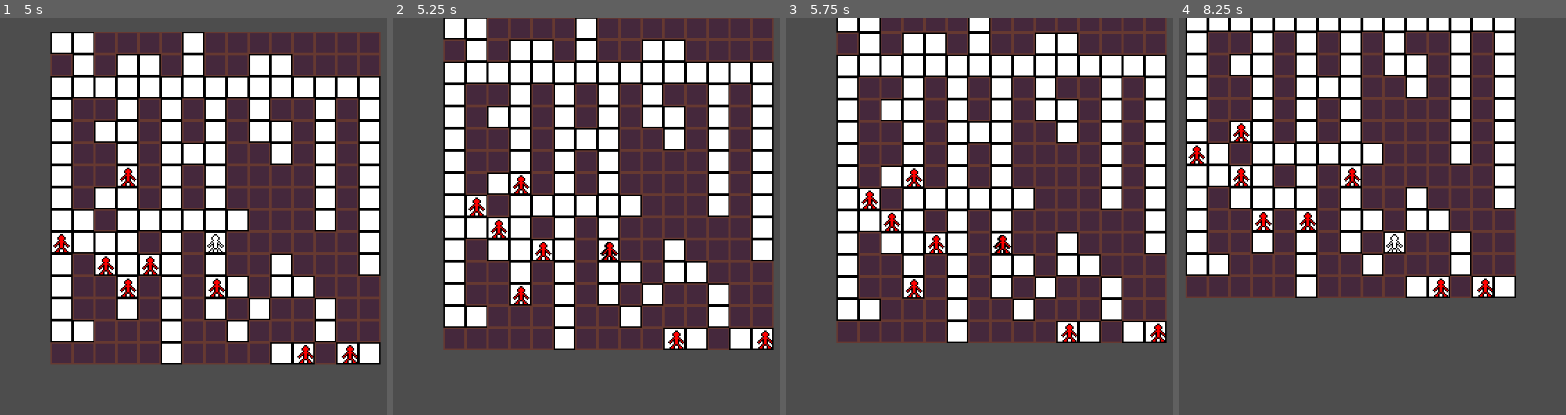
Above: before the commit, frames 1-4 (left to right).
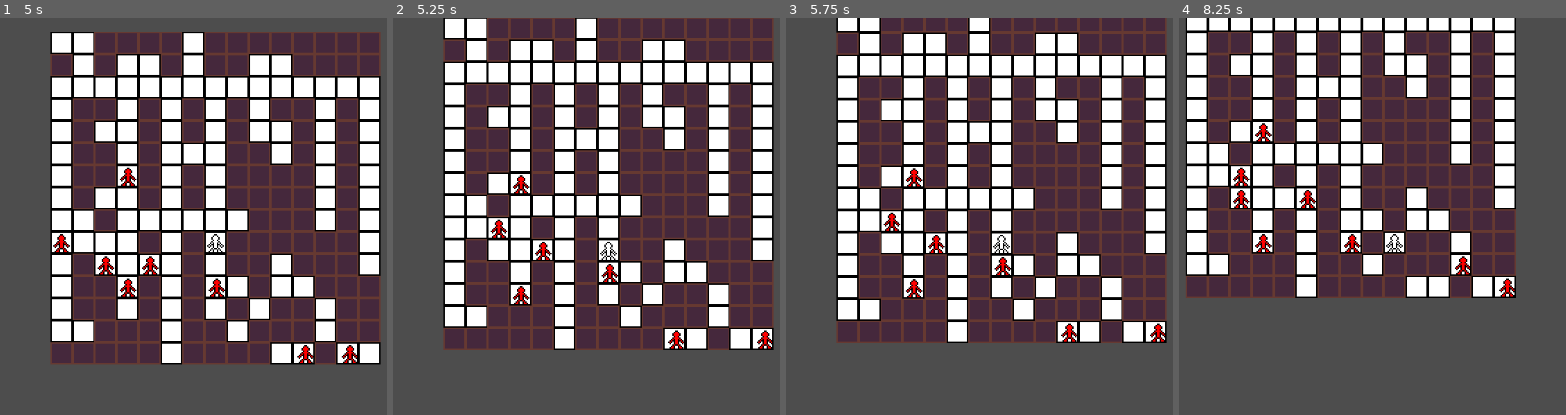
Above: after the commit, the same moments.

Repository: RW7231/Experimental-Game-V2-D-
Game: Godot game, scene res://Overworld.tscn
Same seed, same stepped clock (60 frames per second), same inputs: the game is played once before the commit and once after it.
Inputs:
- Up to frame 1 (5 s): tap Enter at 0.5, 2.75 s; hold C (DownRight) 0.53-1.28 s; hold S (Stay) 0.53-1.28 s; hold X (Down) 1.28-2.03 s; tap S (Stay) at 1.35, 2.85, 4.35 s; tap Space at 2, 3.5 s; hold C (DownRight) 2.03-2.78 s; hold S (Stay) 2.03-2.78 s; hold W (Up) 2.78-3.53 s; hold S (Stay) 3.53-4.28 s; hold Z (DownLeft) from 3.53 s (still down)
- Up to frame 2 (5.25 s): tap Enter at 5 s; release Z (DownLeft) at 5.03 s; hold X (Down) from 5.03 s (still down); hold S (Stay) from 5.03 s (still down)
- Up to frame 3 (5.75 s): keep holding X (Down); keep holding S (Stay)
- Up to frame 4 (8.25 s): release X (Down) at 5.78 s; release S (Stay) at 5.78 s; hold C (DownRight) 5.78-6.53 s; tap S (Stay) at 5.85, 7.35 s; hold W (Up) 6.53-7.28 s; hold S (Stay) 6.53-7.28 s; tap Space at 7.25 s; hold C (DownRight) 7.28-8.03 s; hold X (Down) from 8.03 s (still down); hold S (Stay) from 8.03 s (still down)

Frame 1 is identical in both runs. In frame 2, 0.4% of the frame differs, in the area x 19-59%, y 45-67%; in frame 3, 0.4%; in frame 4, 1.7%, in the area x 2-87%, y 26-71%.

Commit message:
Enemies now attack player
Enemies will attack player if possible, dying in the game locks up controls for game over

Diff:
--- a/Scripts/OverworldMap.gd
+++ b/Scripts/OverworldMap.gd
@@ -203,7 +203,29 @@
 	return visited
 
 
-
+# give enemies the ability to find the player
+func isPlayerHere(location):
+	if location.hash() == player.getPosition().hash():
+		return true
+
+	return false
+
+
+# let player identify enemies
+func isFoeHere(location):
+	for enemy in enemies:
+		if enemy.getGridLocation().hash() == location.hash():
+			return enemy
+
+	return null
+
+# monster attacks player
+func attackPlayer(monster):
+	player.takeDamage(monster.attack)
+
+# player attacks monster
+func attackFoe(monster):
+	monster.takeDamage(player.attack)
 
 
 # let player make requests to move, check if it is valid
--- a/Scripts/Player.gd
+++ b/Scripts/Player.gd
@@ -14,6 +14,8 @@
 
 var validAction
 
+var dead = false
+
 # get_parent is a bad function that barely works half the time
 # I have to run it in _process to ensure that it actually gets the map
 func _process(_delta):
@@ -28,8 +30,19 @@
 func getPosition():
 	return currentPosition
 
+func takeDamage(amount):
+	health -= (amount * (amount/defense))
+	print("You have been hit!")
+	if health <= 0:
+		print("GAME OVER")
+		dead = true
+
 # we want to handle player movement in the grid system,
 func _input(event):
+
+	# if the player is dead, no more inputs are done
+	if dead:
+		return
 
 	# if a valid action is taken take a number of turns equal to speed
 	validAction = false
--- a/Scripts/enemy.gd
+++ b/Scripts/enemy.gd
@@ -27,6 +27,13 @@
 	speed = (randi() % 20) + 1
 
 
+func takeDamage(amount):
+	health -= (amount * (amount/defense))
+
+	if health <= 0:
+		queue_free()
+
+
 func turn():
 
 	# if this entity's speed is greater than 0, no action is taken
@@ -48,6 +55,13 @@
 		for j in range(-1, 2):
 			if gridLocation[0]+i >= 0 and gridLocation[0]+i <= map.getSize()-1 and gridLocation[1]+j >= 0 and gridLocation[1]+j <= map.getSize()-1:
 				validLocations.append([gridLocation[0]+i, gridLocation[1]+j])
+
+	# once we have valid locations, check to see if the player is in one of them
+	for location in validLocations:
+		# if the player is indeed in one of the locations, do not move and instead attack
+		if map.isPlayerHere(location):
+			selectedLocation = true
+			map.attackPlayer(self)
 
 	# now we need to help the enemy find a location to go. As of now they are blind and wander aimlessly
 	while not selectedLocation:
